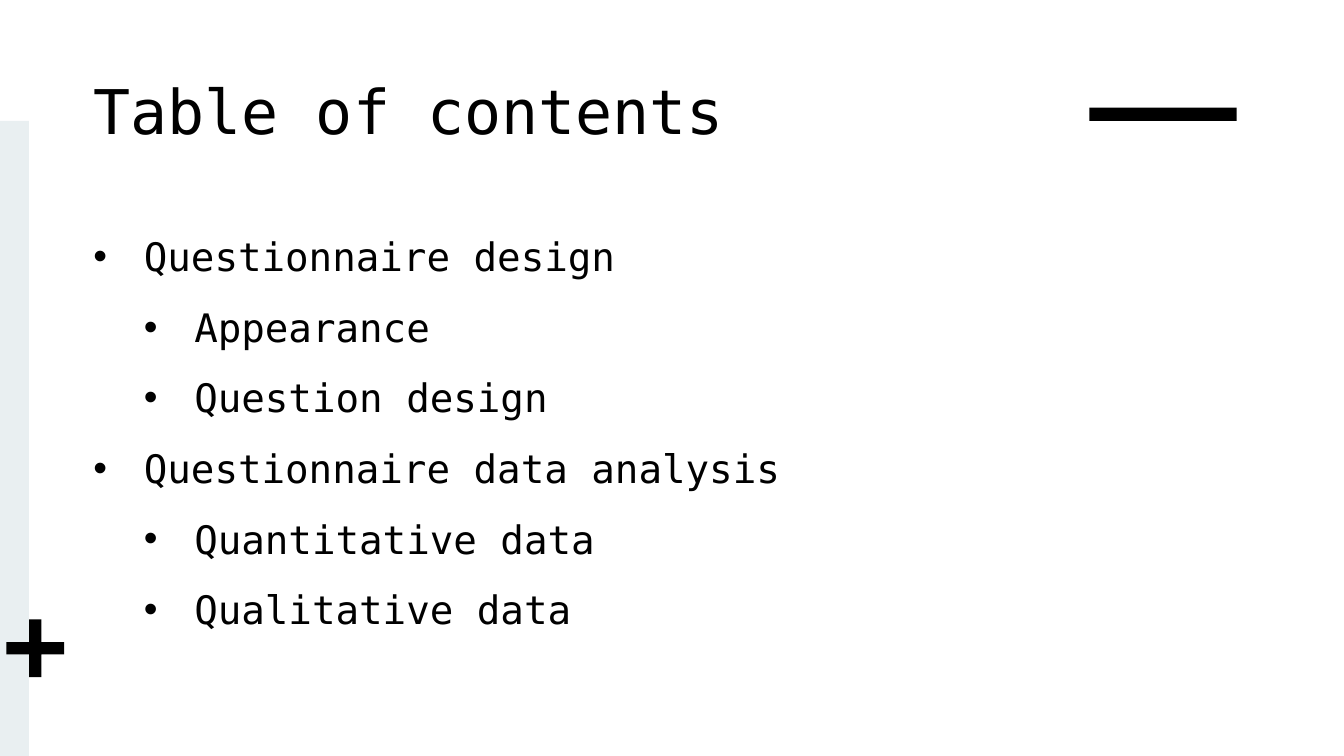
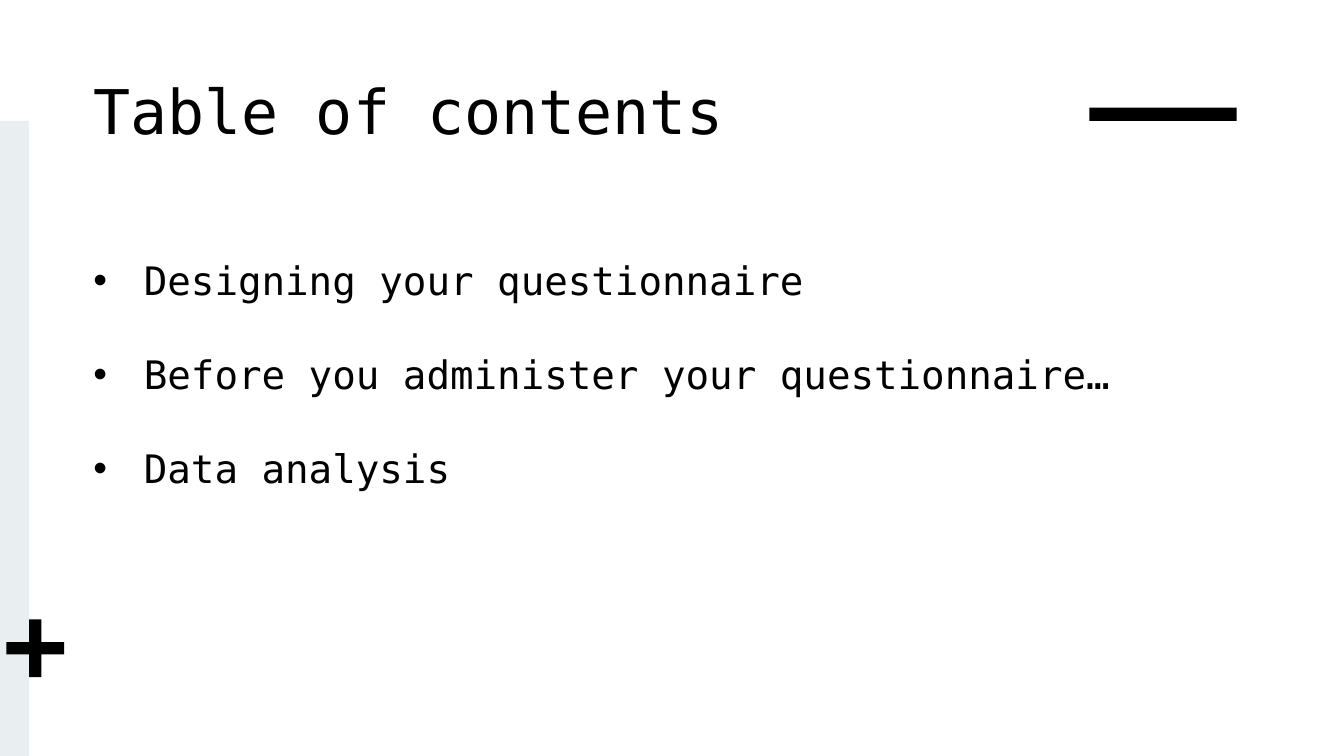
Before and after one commit to Ludougan123234/Ludougan123234.github.io, a slide deck: slide 2 of Presentation.pptx. Drawn at 1344x756 pixels with LibreOffice and Linux fonts; fonts in the diff are those of the drawing. Boxes give left, top, right and bottom in pixels: in the first picture for what was removed or moved away, otherwise in the second. Text is boxed around its words. In the diff, an @@ line names an element or a change of style, - is before the commit and + after.

```diff
--- a/Presentation.pptx
+++ b/Presentation.pptx
@@ text at (x1=144, y1=265, x2=1110, y2=491): text changed @@
-• Questionnaire design
-  • Appearance
-  • Question design
-• Questionnaire data analysis
-  • Quantitative data
-  • Qualitative data
+• Designing your questionnaire
+• Before you administer your questionnaire…
+• Data analysis
```
Also in this commit, not shown: 16 other files.
